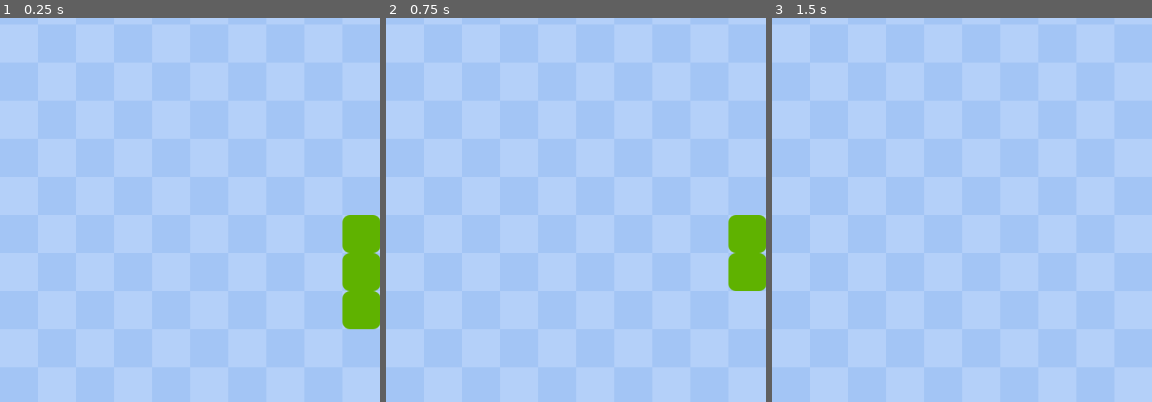
Above: before the commit, frames 1-3 (left to right).
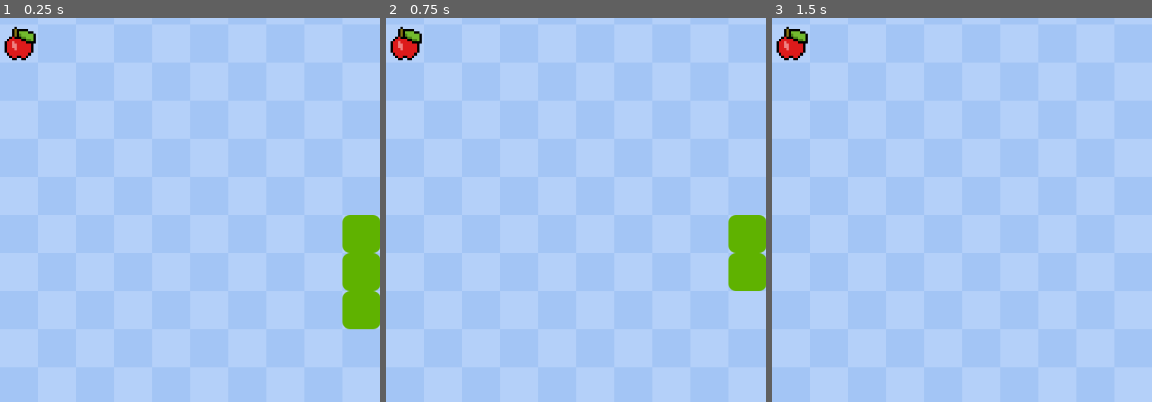
Above: after the commit, the same moments.

Repository: hayamamkt/SnakeGame
Game: Godot game, scene res://main.tscn
Two runs of this game, one before a commit and one after it. Both use one fixed random seed, a clock stepped at 60 frames per second and the inputs below.
Inputs:
- Up to frame 1 (0.25 s): no input
- Up to frame 2 (0.75 s): tap Enter at 0.5 s; hold D (move_right) from 0.53 s (still down)
- Up to frame 3 (1.5 s): release D (move_right) at 1.28 s; hold S (move_down) from 1.28 s (still down)
The pictures show only the part of the screen within x 0-50%, y 20-70%; the shares and areas given below are measured in that part.

The runs differ from the first frame. In frame 1, 0.6% of the frame differs, in the area x 1-10%, y 2-12%; in frame 2, 0.6%; in frame 3, 0.6%.

Commit message:
check if snake eat food

Diff:
--- a/main.gd
+++ b/main.gd
@@ -13,6 +13,10 @@
 var snake_data : Array
 var snake : Array
 
+#food variables
+var food_pos: Vector2
+var regen_food := true
+
 var start_pos := Vector2(9, 9)
 var can_move := false
 var move_direction := Vector2.ZERO
@@ -27,6 +31,7 @@
 func new_game():
 	can_move = true
 	generate_snake()
+	move_food()
 
 func generate_snake():
 	old_data.clear()
@@ -73,6 +78,7 @@
 
 	check_out_of_bounds()
 	check_self_eaten()
+	check_food_eaten()
 
 func check_game_started():
 	can_move = false
@@ -102,6 +108,25 @@
 		if snake_data[0] == snake_data[i]:
 			end_game()
 
+func check_food_eaten():
+	#if snake eats the food, add a segment and move the food
+	if snake_data[0] == food_pos:
+		#score += 1
+		#$Hud.get_node("ScoreLabel").text = "SCORE: " + str(score)
+		add_segment(old_data[-1])
+		move_food()
+
+func move_food():
+	while regen_food:
+		regen_food = false
+		food_pos = Vector2(randi_range(0, cells - 1), randi_range(0, cells - 1))
+		for i in snake_data:
+			if food_pos == i:
+				regen_food = true
+	$Food.position = (food_pos * cell_size)+ Vector2(0, cell_size)
+	$Food.z_index = 1
+	regen_food = true
+
 #endregion
 
 
--- a/main.tscn
+++ b/main.tscn
@@ -1,12 +1,18 @@
-[gd_scene load_steps=4 format=3 uid="uid://d1odlhhgmm3l7"]
+[gd_scene load_steps=5 format=3 uid="uid://d1odlhhgmm3l7"]
 
 [ext_resource type="Script" uid="uid://djfml1tx1n6b0" path="res://main.gd" id="1_ig7tw"]
 [ext_resource type="Texture2D" uid="uid://c2wnx8tq2jag" path="res://assets/bg.png" id="2_0xm2m"]
 [ext_resource type="PackedScene" uid="uid://dh2d8ofpnq3cr" path="res://snake/snake_segment.tscn" id="2_h2yge"]
+[ext_resource type="Texture2D" uid="uid://djiu5x8oe34cr" path="res://assets/apple.png" id="3_1bvp3"]
 
 [node name="Main" type="Node" groups=["segments"]]
 script = ExtResource("1_ig7tw")
 snake_scene = ExtResource("2_h2yge")
+
+[node name="Food" type="Sprite2D" parent="."]
+position = Vector2(0, 50)
+texture = ExtResource("3_1bvp3")
+centered = false
 
 [node name="Board" type="Sprite2D" parent="."]
 position = Vector2(0, 50)
